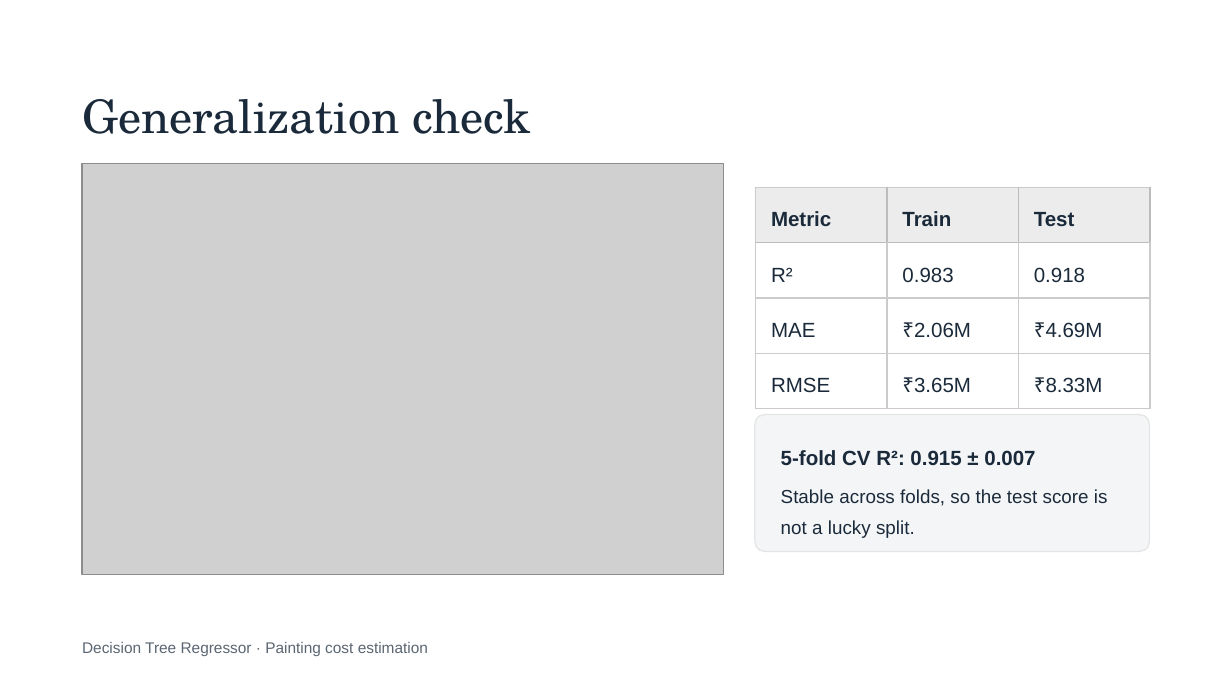
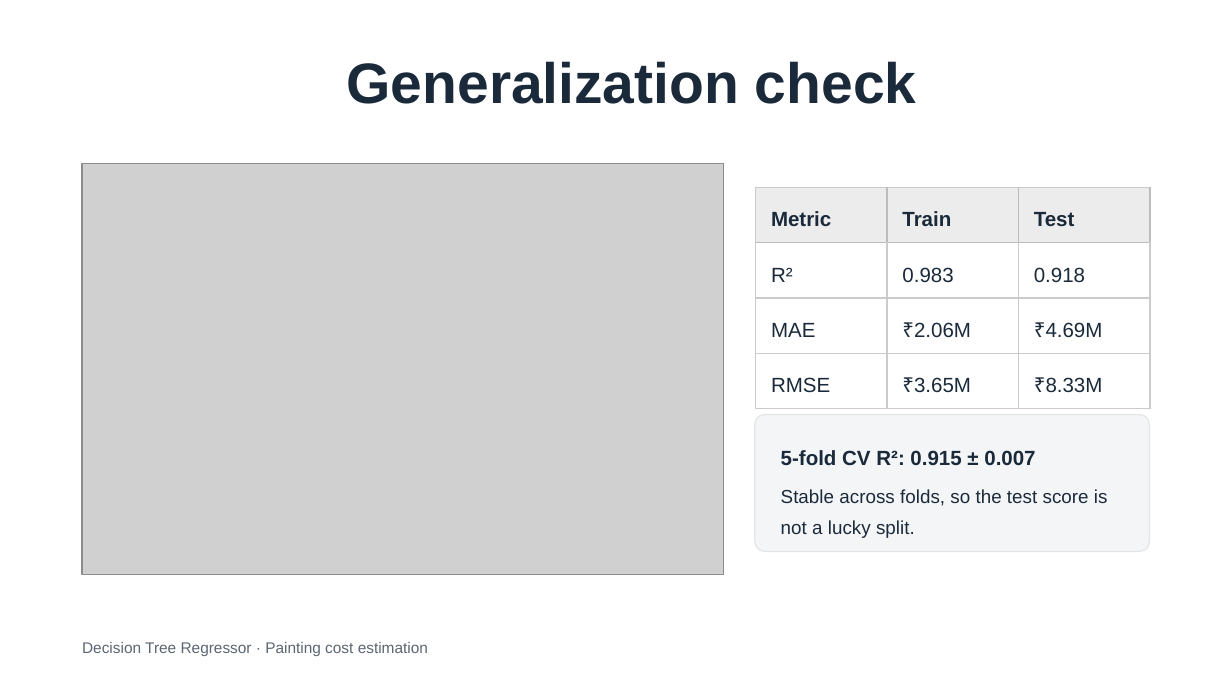
Before and after one commit to Goutam363/painting-cost-prediction, a slide deck: slide 13 of ML_Project_9_Group_3_Presentation.pptx. Drawn at 1232x693 pixels with LibreOffice and Linux fonts; fonts in the diff are those of the drawing; grey boxes stand for pictures. Boxes give left, top, right and bottom in pixels: in the first picture for what was removed or moved away, otherwise in the second. Text is boxed around its words. In the diff, an @@ line names an element or a change of style, - is before the commit and + after.

Commit message:
aligned text in the presentation

```diff
--- a/ML_Project_9_Group_3_Presentation.pptx
+++ b/ML_Project_9_Group_3_Presentation.pptx
@@ title "Generalization check": place and size @@
-title "Generalization check" at [82, 99, 530, 134]
+title "Generalization check" at [346, 61, 917, 104]
@@ title "Generalization check" at [346, 61, 917, 104]: size 27 to 33.3 pt, font TeX Gyre Schola to Arial, bold on; alignment left to centre @@
```
Also in this commit, not shown: 7 other slides changed.
